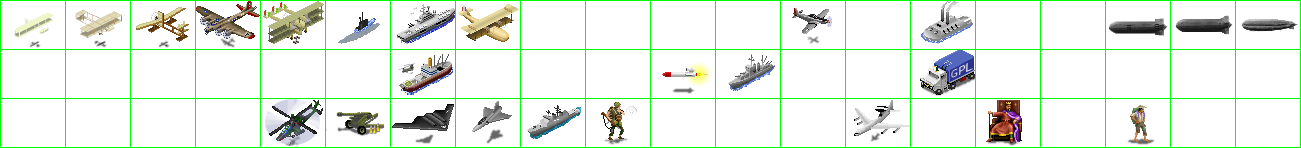
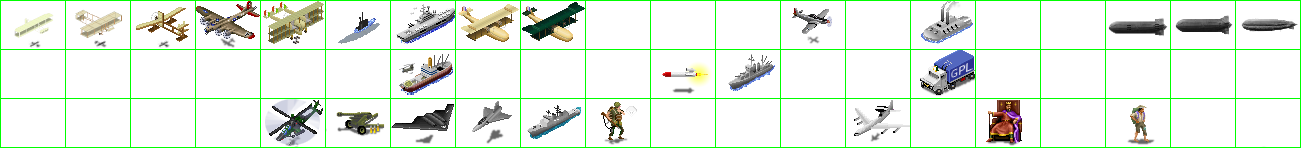
Comparing the layer stacks of the two w=1301, h=148 images. Changes:
painted on "units" over [522, 2, 585, 42]
